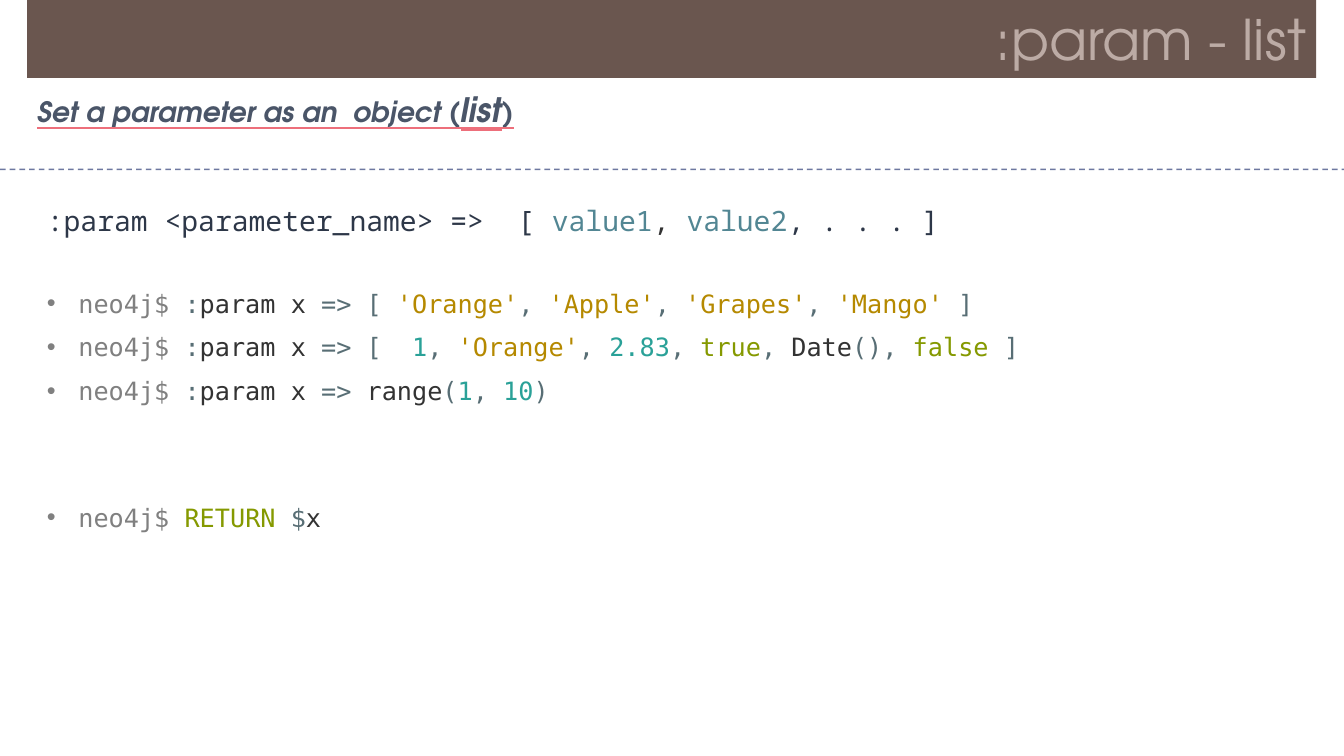
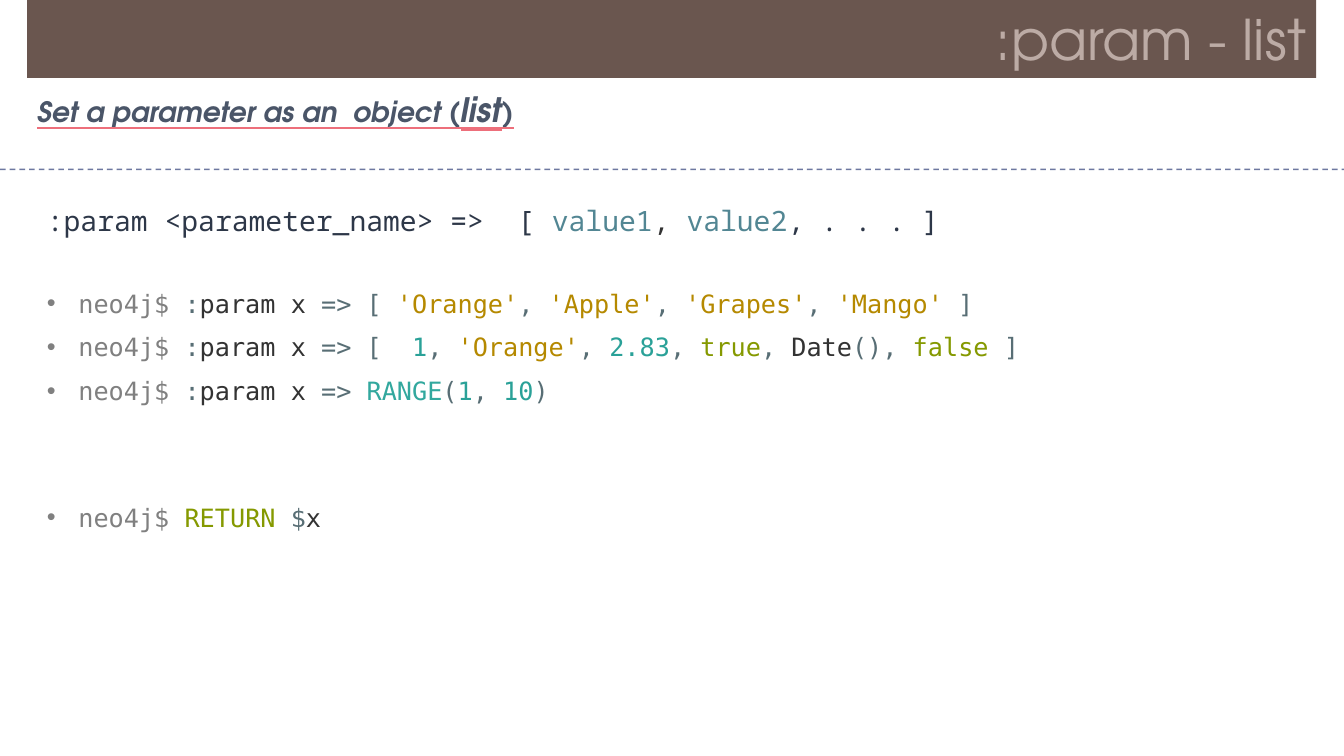
Before and after one commit to Saleel-Bagde/PPT-s, a slide deck: slide 35 of Neo4j.pptx. Drawn at 1344x756 pixels with LibreOffice and Linux fonts; fonts in the diff are those of the drawing. Boxes give left, top, right and bottom in pixels: in the first picture for what was removed or moved away, otherwise in the second. Text is boxed around its words. In the diff, an @@ line names an element or a change of style, - is before the commit and + after.

```diff
--- a/Neo4j.pptx
+++ b/Neo4j.pptx
@@ text at box(78, 381, 549, 406): text changed; text colour #333333 to #808080 @@
-• neo4j$ :param x => range(1, 10)
+• neo4j$ :param x => RANGE(1, 10)
```
Also in this commit, not shown: 10 other slides changed.
